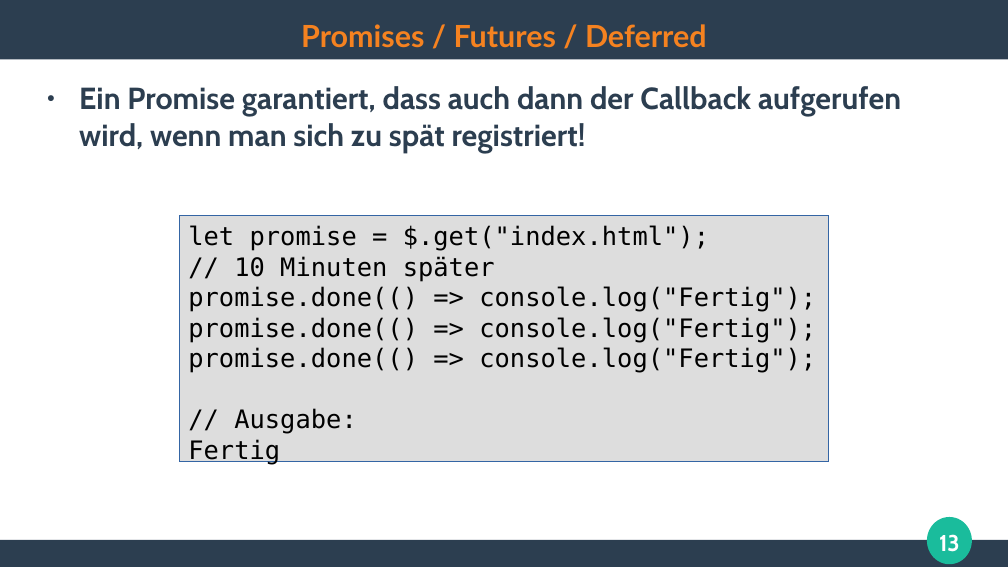
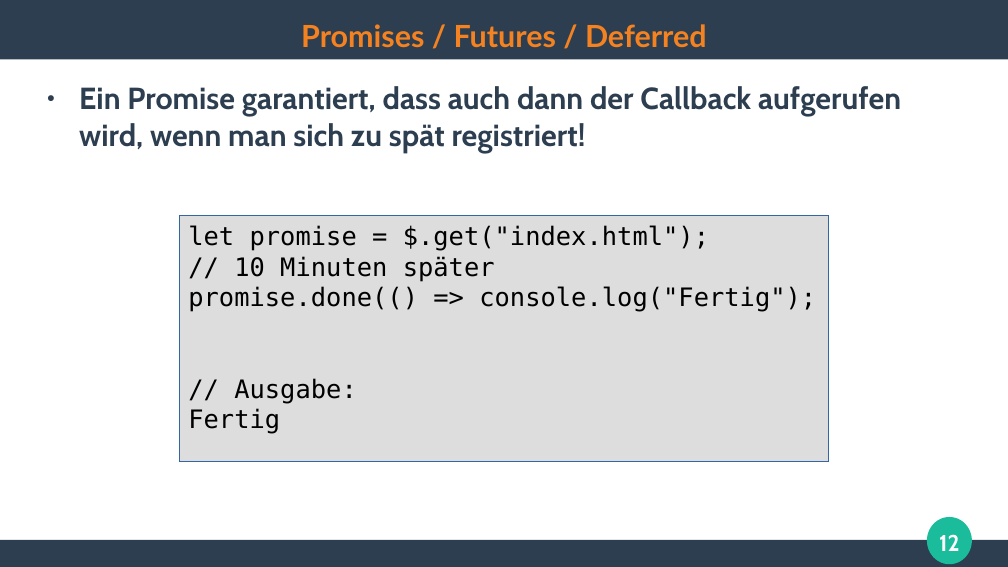
Before and after one commit to ghandmann/HS-AlbSig-WebAnwendungen2, a slide deck: slide 12 of Kapitel/05_Web2.0_AJAX_1x1.odp (slide 13 before the commit). Drawn at 1008x567 pixels with LibreOffice and Linux fonts; fonts in the diff are those of the drawing. Boxes give left, top, right and bottom in pixels: in the first picture for what was removed or moved away, otherwise in the second. Text is boxed around its words. In the diff, an @@ line names an element or a change of style, - is before the commit and + after.

```diff
--- a/Kapitel/05_Web2.0_AJAX_1x1.odp
+++ b/Kapitel/05_Web2.0_AJAX_1x1.odp
@@ text in rectangle at [188, 317, 816, 373]: paragraphs removed @@
-promise.done(() => console.log("Fertig");
-promise.done(() => console.log("Fertig");
@@ page number at [939, 534, 960, 551]: text changed @@
-13
+12
```
Also in this commit, not shown: 2 other slides changed, 3 slides added, 1 slide removed, 1 other file.
